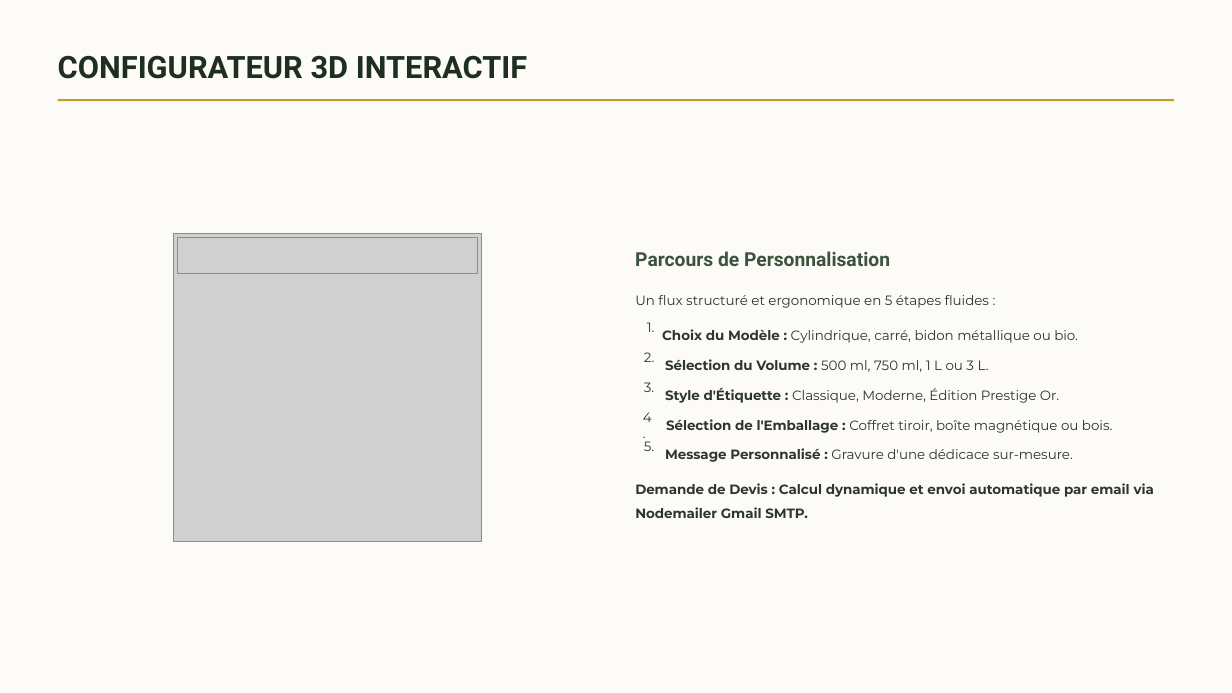
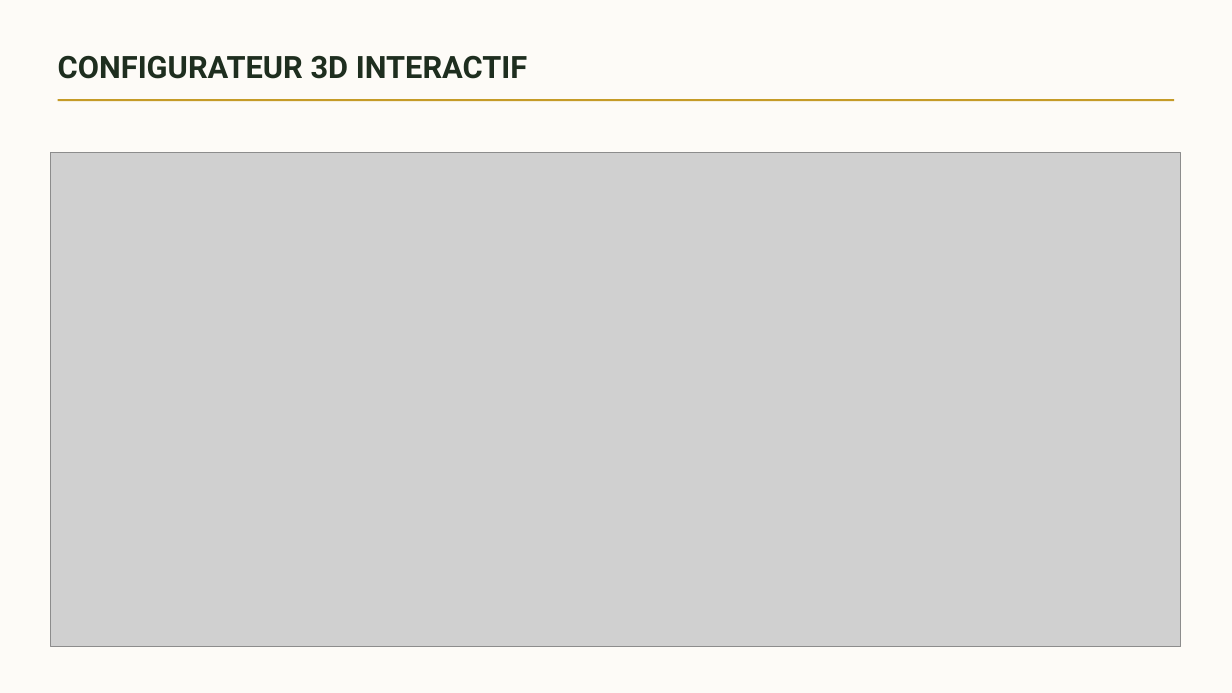
Before and after one commit to yassmine637/project-8470658, a slide deck: slide 11 of attached_assets/PFE_Domaine_Fendri_Yessmine_Hsine.pptx. Drawn at 1232x693 pixels with LibreOffice and Linux fonts; fonts in the diff are those of the drawing; grey boxes stand for pictures; background and template pictures are left out. Boxes give left, top, right and bottom in pixels: in the first picture for what was removed or moved away, otherwise in the second. Text is boxed around its words. In the diff, an @@ line names an element or a change of style, - is before the commit and + after.

```diff
--- a/attached_assets/PFE_Domaine_Fendri_Yessmine_Hsine.pptx
+++ b/attached_assets/PFE_Domaine_Fendri_Yessmine_Hsine.pptx
@@ picture added at (51,152,1181,647) @@
@@ picture removed at (174,234,482,542) @@
@@ picture removed at (177,238,478,274) @@
@@ text removed at (635,295,989,308) @@
-Un flux structuré et ergonomique en 5 étapes fluides :
@@ text removed at (647,322,655,332) @@
-1.
@@ text removed at (662,329,1078,343) @@
-Choix du Modèle : Cylindrique, carré, bidon métallique ou bio.
@@ text removed at (644,352,655,362) @@
-2.
@@ text removed at (665,359,989,372) @@
-Sélection du Volume : 500 ml, 750 ml, 1 L ou 3 L.
@@ text removed at (644,382,654,392) @@
-3.
@@ text removed at (665,388,1059,403) @@
-Style d'Étiquette : Classique, Moderne, Édition Prestige Or.
@@ text removed at (643,412,652,422) @@
-4.
@@ text removed at (666,419,1112,433) @@
-Sélection de l'Emballage : Coffret tiroir, boîte magnétique ou bois.
@@ text removed at (644,441,654,451) @@
-5.
@@ text removed at (665,448,1073,462) @@
-Message Personnalisé : Gravure d'une dédicace sur-mesure.
@@ text removed at (635,483,1154,518) @@
-Demande de Devis : Calcul dynamique et envoi automatique par email via Nodemailer Gmail SMTP.
```
Also in this commit, not shown: 1 other slide changed, 3 other files.
